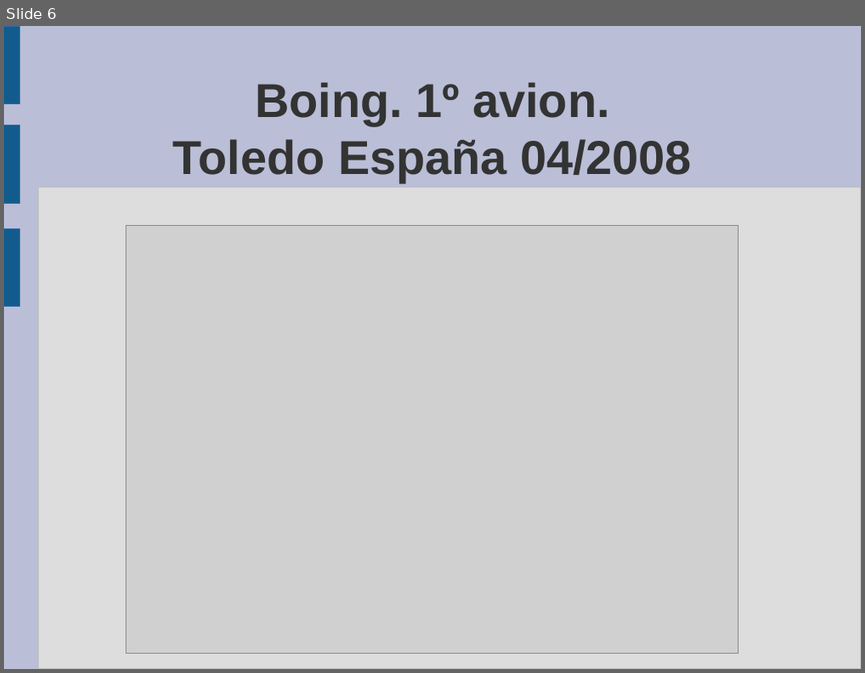
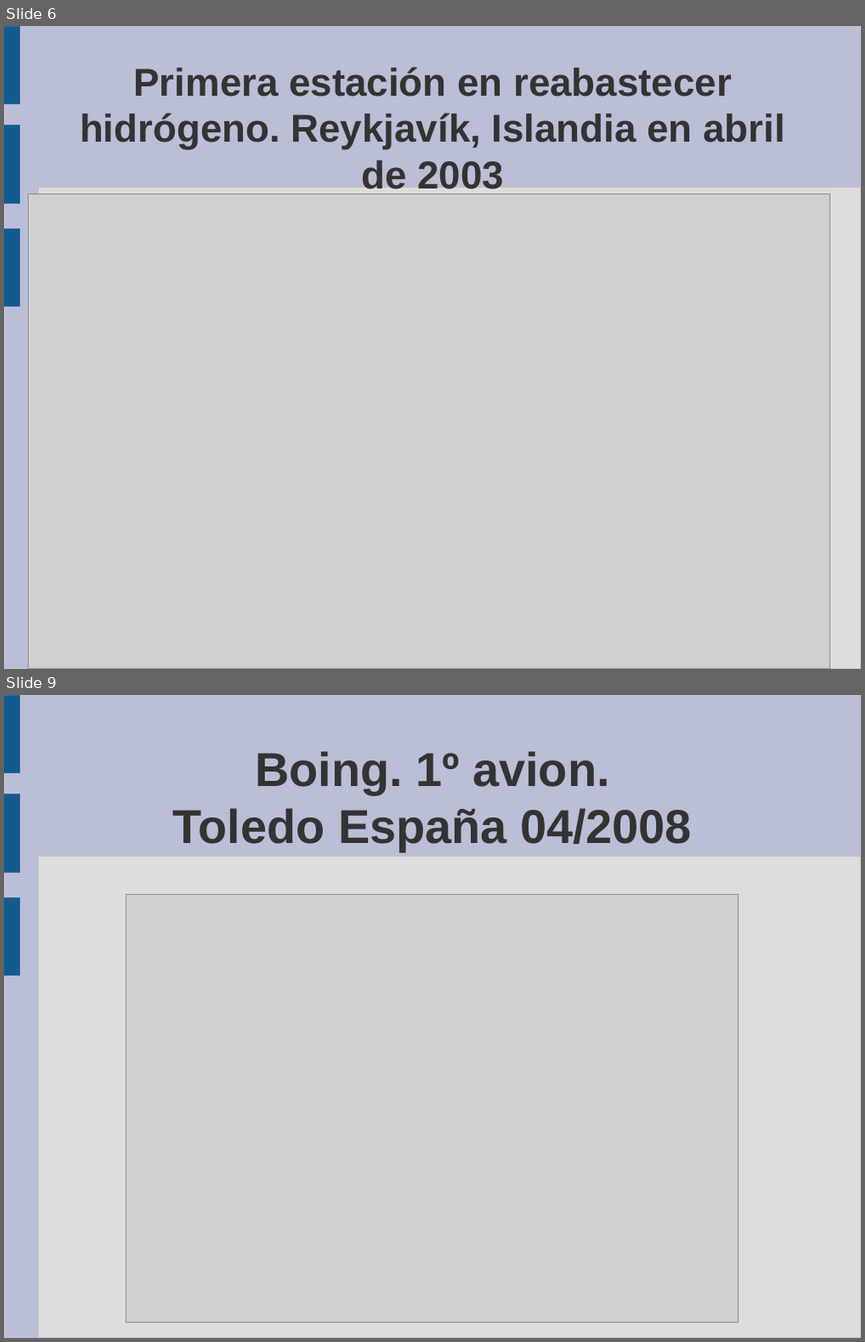
Before and after one commit to guanucoluis/proyecto5r1, a slide deck: Catedras/Tecnologia/MARCO.odp. Shown one above the other, each under a label of ours: slide 6 before the commit, slides 6 and 9 after it; the slides between them are not shown. The pictures are 865x673 and 865x1342 pixels, drawn with LibreOffice and Linux fonts; fonts in the diff are those of the drawing; grey boxes stand for pictures. Boxes give left, top, right and bottom in pixels: in the first picture for what was removed or moved away, otherwise in the second. Text is boxed around its words. In the diff, an @@ line names an element or a change of style, - is before the commit and + after.

```diff
--- a/Catedras/Tecnologia/MARCO.odp
+++ b/Catedras/Tecnologia/MARCO.odp
@@ slide 6 added at (4, 26, 861, 669), background #BABED6; not listed: 4 template elements that a slide beside it also shows @@
@@ title added at (80, 67, 784, 194), 36 pt, text #333333, bold @@
+Primera estación en reabastecer hidrógeno. Reykjavík, Islandia en abril de 2003
@@ picture added at (28, 194, 830, 669) @@
@@ what was slide 6 is now slide 9 @@
```
Also in this commit, not shown: 3 slides changed, 7 other slides added, 5 slides removed, 12 other files.
